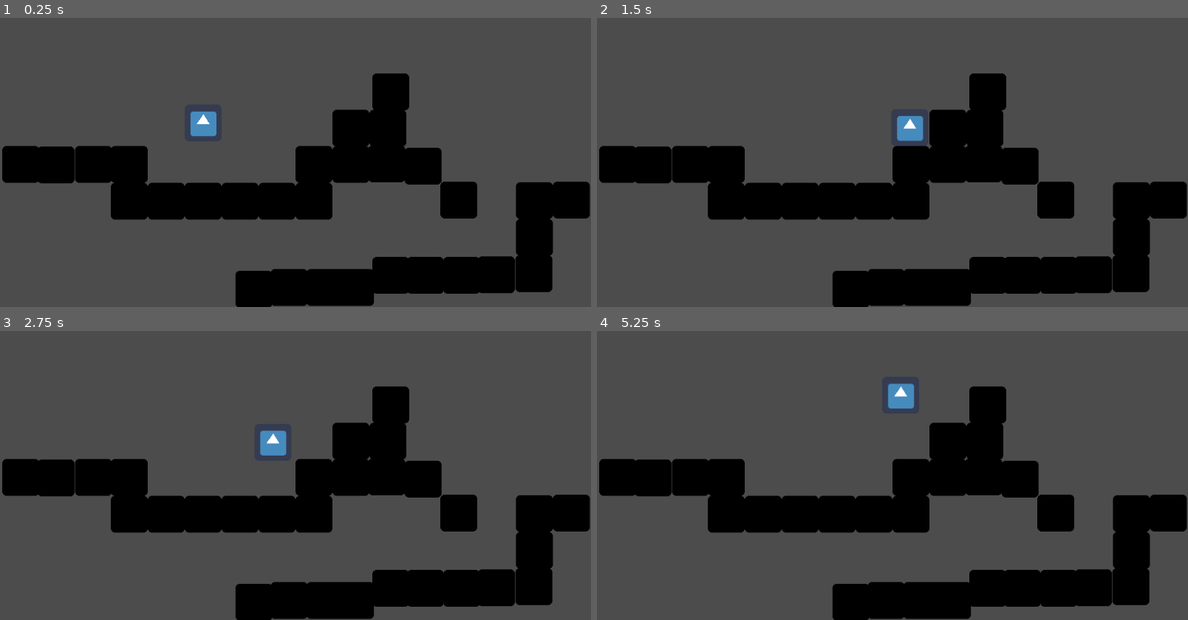
Above: before the commit, frames 1-4 (two rows, left to right).
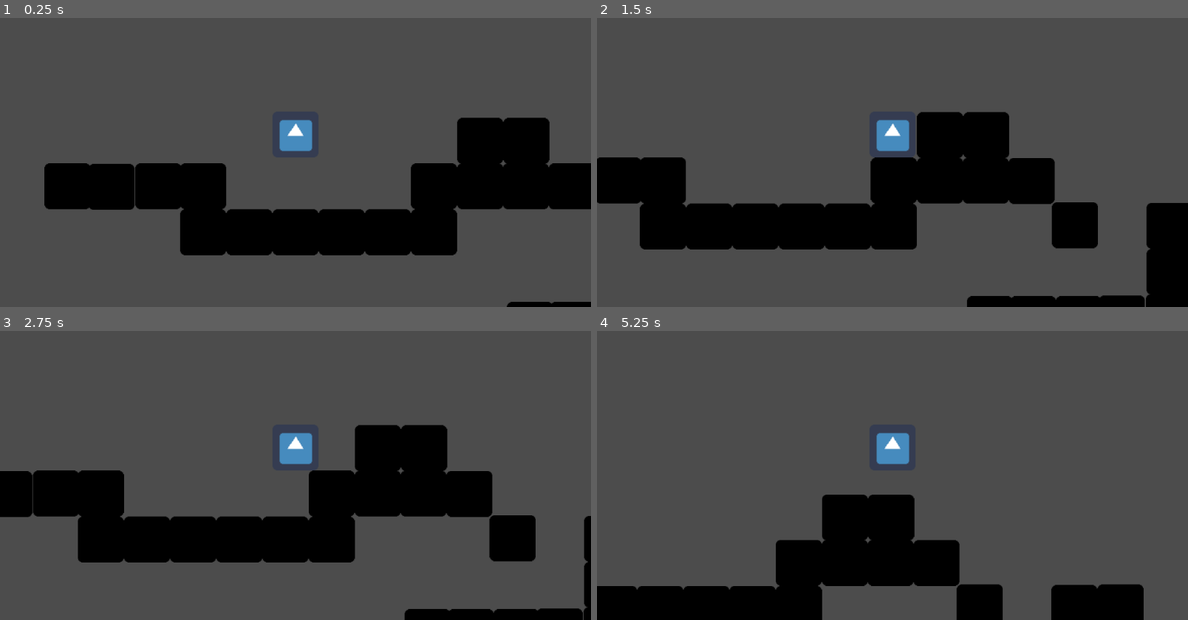
Above: after the commit, the same moments.

Repository: miomorfo/MiceProject
Game: Godot game, scene res://Mundo.tscn
Same seed, same stepped clock (60 frames per second), same inputs: the game is played once before the commit and once after it. The engine's default icon, where the game draws it, is replaced by a stand-in: a white triangle on a blue panel in a dark square.
Inputs:
- Up to frame 1 (0.25 s): no input
- Up to frame 2 (1.5 s): hold Right (ui_right) from 0.53 s (still down); tap Up (ui_up) at 0.6, 0.77, 1.07, 1.35 s
- Up to frame 3 (2.75 s): tap Up (ui_up) at 1.52, 1.82, 2.1 s; release Right (ui_right) at 2.03 s; hold Left (ui_left) from 2.03 s (still down)
- Up to frame 4 (5.25 s): release Left (ui_left) at 2.78 s; hold Right (ui_right) 2.78-4.28 s; tap Up (ui_up) at 2.85, 3.02, 3.32, 3.6, 3.77, 4.07, 4.35, 4.52, 4.82, 5.1 s; hold Left (ui_left) 4.28-5.03 s; hold Right (ui_right) from 5.03 s (still down)

The runs differ from the first frame. In frame 1, 32% of the frame differs, in the area x 0-100%, y 19-100%; in frame 2, 28%; in frame 3, 28%; in frame 4, 31%.

Commit message:
agregada la función de cámara

Diff:
--- a/MiceWalkers/KinematicBody2D.gd
+++ b/MiceWalkers/KinematicBody2D.gd
@@ -6,6 +6,7 @@
 const GRAVEDAD = 60
 const VELOCIDAD = 200
 const ALTURA_SALTO = -800
+const DOBLE_SALTO = -1200
 
 func _physics_process(delta):
 	#gravedad
@@ -21,10 +22,18 @@
 		movimiento.x = 0
 
 	#se detecta el suelo
+	#movimiento en el ehje Y
 	if is_on_floor():
 		#print("el personaje está tocanto el suelo")
 		if Input.is_action_just_pressed("ui_up"):
 			movimiento.y = ALTURA_SALTO
 
+
+
 	movimiento = move_and_slide(movimiento, UP)
 	pass
+
+	#salto mas grande cuando esta tocando la pared
+	if is_on_wall():
+		if Input.is_action_just_pressed("ui_up"):
+			movimiento.y = DOBLE_SALTO
--- a/MiceWalkers/Mundo.tscn
+++ b/MiceWalkers/Mundo.tscn
@@ -24,6 +24,10 @@
 [node name="CollisionShape2D" type="CollisionShape2D" parent="Personaje"]
 shape = SubResource( 1 )
 
+[node name="FollowCamera" type="Camera2D" parent="Personaje"]
+current = true
+zoom = Vector2( 0.8, 0.8 )
+
 [node name="Suelos" type="Node" parent="."]
 
 [node name="Suelo" type="StaticBody2D" parent="Suelos"]
@@ -210,7 +214,7 @@
 
 [node name="Suelo8" type="StaticBody2D" parent="Suelos"]
 editor/display_folded = true
-position = Vector2( 670, 351 )
+position = Vector2( 671.307, 352.121 )
 __meta__ = {
 "_edit_group_": true
 }
@@ -224,7 +228,7 @@
 
 [node name="Suelo17" type="StaticBody2D" parent="Suelos"]
 editor/display_folded = true
-position = Vector2( 733, 355 )
+position = Vector2( 734.868, 352.385 )
 __meta__ = {
 "_edit_group_": true
 }
@@ -392,7 +396,7 @@
 
 [node name="Suelo30" type="StaticBody2D" parent="Suelos"]
 editor/display_folded = true
-position = Vector2( 440, 569 )
+position = Vector2( 441.29, 570.29 )
 __meta__ = {
 "_edit_group_": true
 }
@@ -431,17 +435,3 @@
 
 [node name="CollisionShape2D" type="CollisionShape2D" parent="Suelos/Suelo15"]
 shape = SubResource( 2 )
-
-[node name="Suelo16" type="StaticBody2D" parent="Suelos"]
-editor/display_folded = true
-position = Vector2( 677, 226 )
-__meta__ = {
-"_edit_group_": true
-}
-
-[node name="Sprite" type="Sprite" parent="Suelos/Suelo16"]
-modulate = Color( 0, 0, 0, 1 )
-texture = ExtResource( 2 )
-
-[node name="CollisionShape2D" type="CollisionShape2D" parent="Suelos/Suelo16"]
-shape = SubResource( 2 )
--- /dev/null
+++ b/MiceWalkers/Suelo16.gd
@@ -0,0 +1,13 @@
+extends StaticBody2D
+
+# Declare member variables here. Examples:
+# var a = 2
+# var b = "text"
+
+# Called when the node enters the scene tree for the first time.
+func _ready():
+	pass # Replace with function body.
+
+# Called every frame. 'delta' is the elapsed time since the previous frame.
+#func _process(delta):
+#	pass
